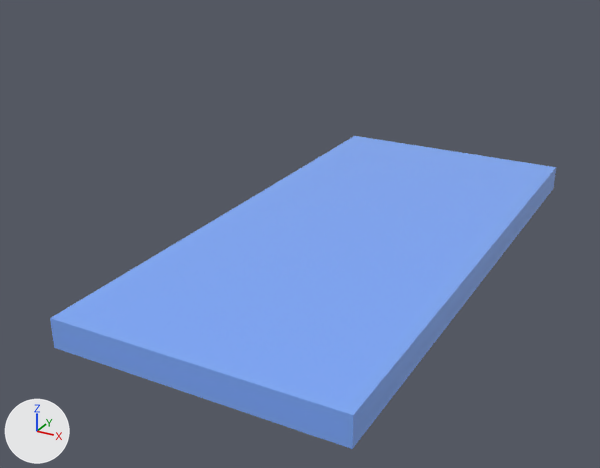
Before and after pictures for a commit that changed the glTF model assets/models/focus_zone.gltf.
The view is the same before and after, from a camera (50 mm lens) standing at (0.0937, -0.2032, 0.1037) and looking at (-0.0103, -0.0141, 0.0092). The axes (+X, +Y, +Z) are drawn at lower left. The lights are the same throughout. The first picture is the older version.

In view in the first picture: 'Focus Zone'.
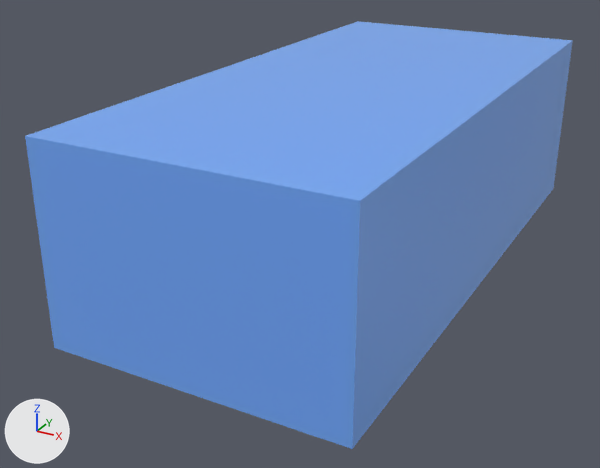
Changed parts and their boxes (x1, y1, x2, y2) in the pictures (600 x 468 px):
'Focus Zone', reshaped (8% wider, 37% taller)
    before: (50, 136, 556, 449)
    after: (25, 21, 573, 449)

The edits, one by one:
me_phone_sized_focus_zone is used by ob_focus_zone; location (0.0, 0.0, 0.0).
me_phone_sized_focus_zone had 8 vertices, 12 faces and spanned x -0.039..0.039, y -0.083..0.083, z 0.0..0.008.
me_phone_sized_focus_zone now has 8 vertices, 12 faces and spans x -0.039..0.039, y -0.083..0.083, z 0.0..0.052.
Part 1, on me_phone_sized_focus_zone:
4 vertices are removed from x -0.039..0.039, y -0.083..0.083, z 0.008.
12 faces are deleted.
4 vertices are added at (-0.039, 0.083, 0.052), (0.039, 0.083, 0.052), (0.039, -0.083, 0.052), (-0.039, -0.083, 0.052).
12 new faces join them.
